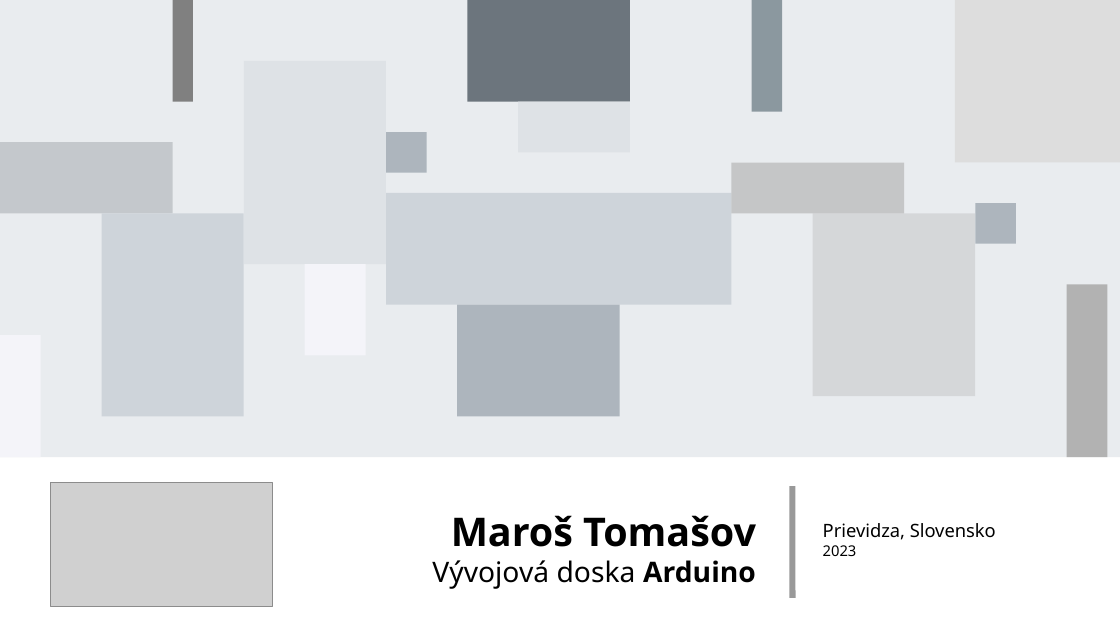
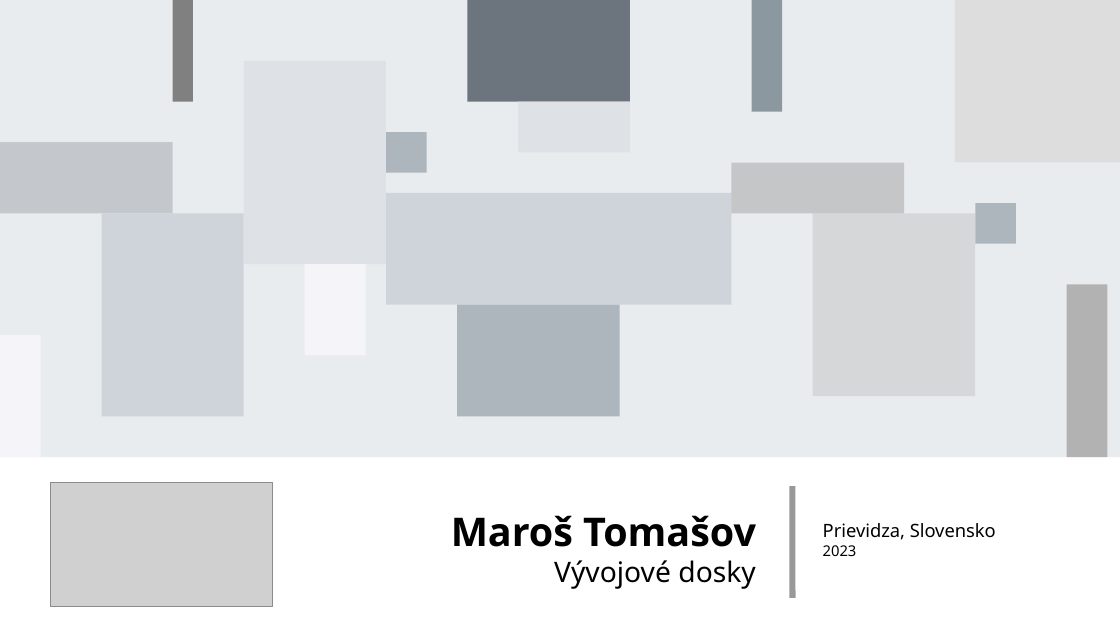
Before and after one commit to ZekoSNB/School, a slide deck: slide 1 of presenting/prezentacia_prednaska.odp. Drawn at 1120x630 pixels with LibreOffice and Linux fonts; fonts in the diff are those of the drawing; grey boxes stand for pictures. Boxes give left, top, right and bottom in pixels: in the first picture for what was removed or moved away, otherwise in the second. Text is boxed around its words. In the diff, an @@ line names an element or a change of style, - is before the commit and + after.

Commit message:
changes

```diff
--- a/presenting/prezentacia_prednaska.odp
+++ b/presenting/prezentacia_prednaska.odp
@@ text at bbox=[554, 560, 755, 589]: text changed @@
-Vývojová doska Arduino
+Vývojové dosky
```
Also in this commit, not shown: 1 other slide changed, 1 slide added.
